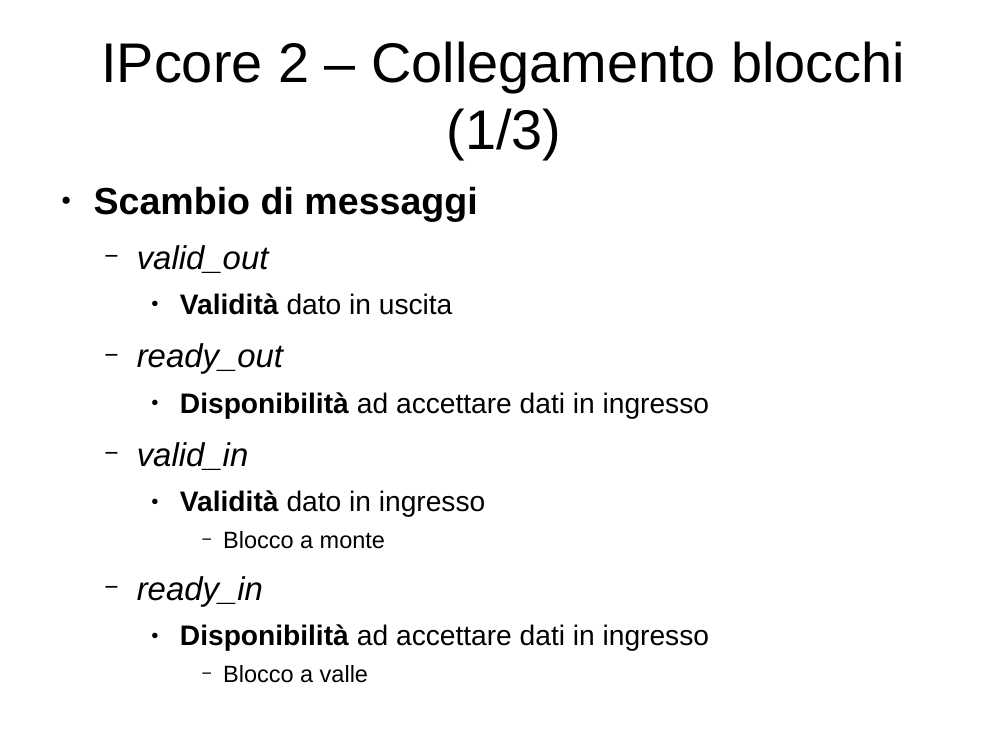
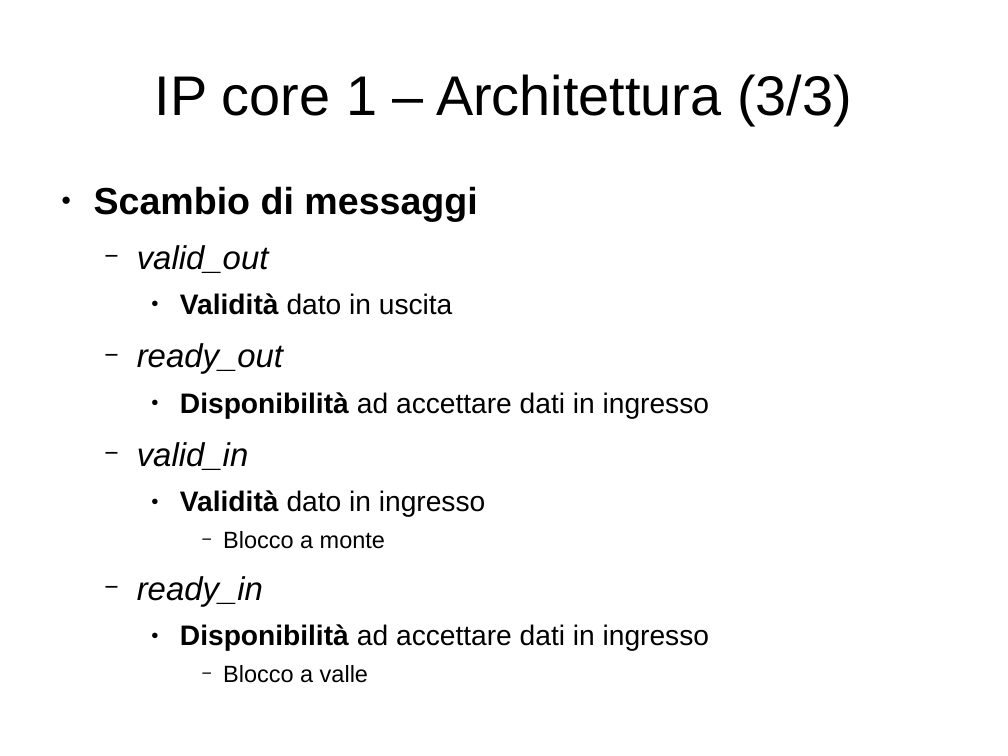
Before and after one commit to artic92/sistemi-embedded-task2, a slide deck: slide 7 of doc/presentazione.odp (slide 16 before the commit). Drawn at 1008x756 pixels with LibreOffice and Linux fonts; fonts in the diff are those of the drawing. Boxes give left, top, right and bottom in pixels: in the first picture for what was removed or moved away, otherwise in the second. Text is boxed around its words. In the diff, an @@ line names an element or a change of style, - is before the commit and + after.

```diff
--- a/doc/presentazione.odp
+++ b/doc/presentazione.odp
@@ title at [155, 74, 852, 125]: text changed @@
-IPcore 2 – Collegamento blocchi (1/3)
+IP core 1 – Architettura (3/3)
```
Also in this commit, not shown: 4 other slides changed, 7 slides added, 2 slides removed.
